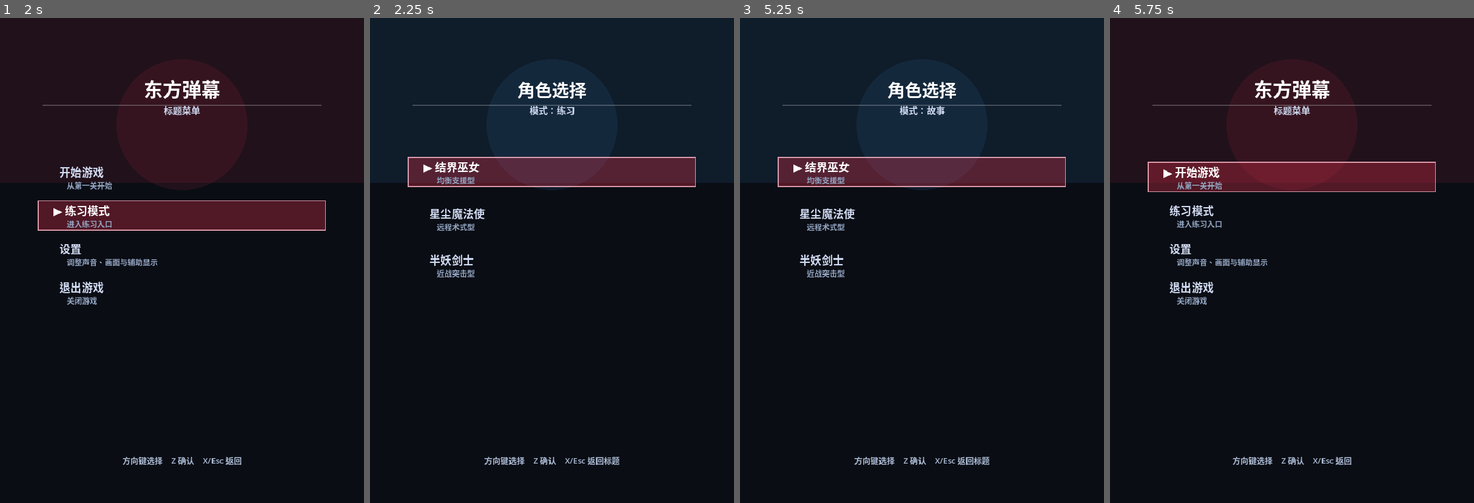
Above: before the commit, frames 1-4 (left to right).
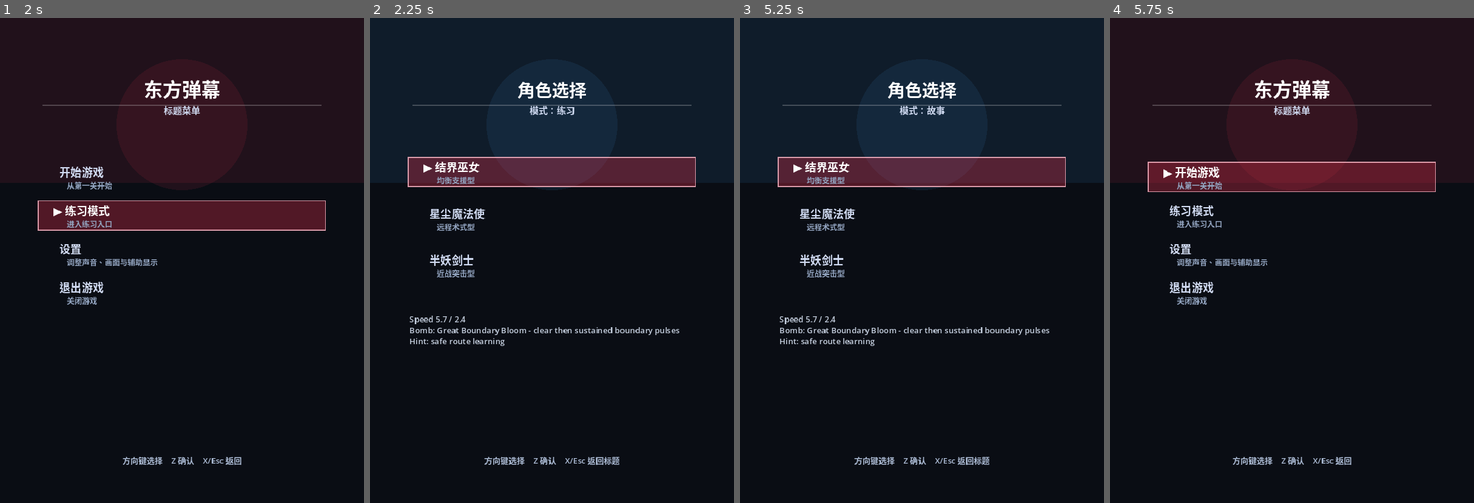
Above: after the commit, the same moments.

Repository: wuhao-pyquant/touhou
Game: Godot game, scene res://scenes/main.tscn
Two runs of this game, one before a commit and one after it. Both use one fixed random seed, a clock stepped at 60 frames per second and the inputs below.
Inputs:
- Up to frame 1 (2 s): tap Enter at 0.5 s; hold D (move_right) 0.53-1.28 s; tap X (bomb) at 0.6, 1.35 s; tap Space at 1.25 s; hold S (move_down) from 1.28 s (still down)
- Up to frame 2 (2.25 s): tap Enter at 2 s; release S (move_down) at 2.03 s; hold D (move_right) from 2.03 s (still down); hold Z (shoot) from 2.03 s (still down)
- Up to frame 3 (5.25 s): tap X (bomb) at 2.3, 3.05, 3.6, 4.35 s; tap Space at 2.75, 4.25 s; release D (move_right) at 2.78 s; release Z (shoot) at 2.78 s; hold W (move_up) 2.78-3.53 s; tap Shift at 2.85 s; tap Enter at 3.5 s; hold A (move_left) 3.53-5.03 s; hold S (move_down) from 5.03 s (still down); hold Z (shoot) from 5.03 s (still down)
- Up to frame 4 (5.75 s): keep holding S (move_down); keep holding Z (shoot); tap X (bomb) at 5.3 s

Frame 1 is identical in both runs. In frame 2, 0.7% of the frame differs, in the area x 10-85%, y 61-68%; in frame 3, 0.7%; in frame 4, nothing differs.

Commit message:
feat: lock gameplay to selected loadout

Diff:
--- a/scripts/main.gd
+++ b/scripts/main.gd
@@ -212,6 +212,20 @@
 		return game_manager_ref.selected_bomb_profile()
 	return {}
 
+func _gameplay_shot_label() -> String:
+	var shot := _selected_shot_profile()
+	var fallback: String = SHOT_NAMES_ZH[game_manager_ref.bullet_type] if game_manager_ref else ""
+	return String(shot.get("hud_name", shot.get("display_name", fallback)))
+
+func _gameplay_protagonist_label() -> String:
+	if game_manager_ref and game_manager_ref.has_method("protagonist_profile"):
+		return String(game_manager_ref.protagonist_profile().get("display_name", ""))
+	return ""
+
+func _gameplay_bomb_label() -> String:
+	var bomb := _selected_bomb_profile()
+	return String(bomb.get("hud_name", bomb.get("display_name", "")))
+
 func _spawn_player_bullet_spec(spec: Dictionary) -> void:
 	_spawn_bullet_player(
 		float(spec.position.x),
@@ -365,7 +379,7 @@
 	game_manager_ref.bombs = game_manager_ref.PLAYER_INITIAL_BOMBS
 	var dropped: int = int(game_manager_ref.shared_power * game_manager_ref.DEATH_POWER_DROP)
 	for i in range(mini(50, dropped)):
-		_spawn_item(player_x+randf_range(-80,80), player_y+randf_range(-60,60), ["bullet_spread","bullet_linear","bullet_homing"][i%3])
+		_spawn_item(player_x+randf_range(-80,80), player_y+randf_range(-60,60), "power")
 	game_manager_ref.shared_power = max(0, game_manager_ref.shared_power - dropped)
 	_reset_player()
 	player_invincible = true
@@ -1331,20 +1345,19 @@
 		if r < 0.40: t = "power"
 		elif r < 0.58: t = "point"
 		elif r < 0.68: t = "bomb_refill"
-		elif r < 0.72: t = "life"
-		else: t = ["bullet_spread","bullet_linear","bullet_homing"][randi()%3]
+		elif r < 0.72: t = "life_fragment"
+		else: t = "full_power"
 		items.append({"alive":true,"collected":false,"x":x,"y":y,"type":t,"radius":9.0,"vy":-2.5,"vx":randf_range(-0.3,0.3),"floating":true,"target_y":128.0,"drift_dir":0.0,"sway":randf_range(0,TAU),"birth":15.0,"anim":randf_range(0,TAU)})
 
 func _collect(it: Dictionary):
+	_collect_item(it)
+
+func _collect_item(it: Dictionary):
 	it.collected = true; it.alive = false
 	match it.type:
 		"bullet_spread", "bullet_linear", "bullet_homing":
-			var bt: int = 0
-			if it.type == "bullet_linear": bt = 1
-			elif it.type == "bullet_homing": bt = 2
-			game_manager_ref.switch_bullet_type(bt)
-			if game_manager_ref.add_power(): pass
-			game_manager_ref.score += 10
+			game_manager_ref.add_power(2)
+			game_manager_ref.score += 120
 		"power":
 			if game_manager_ref.add_power(): pass
 			game_manager_ref.score += 10
@@ -1352,8 +1365,10 @@
 			game_manager_ref.score += 10 * (1 + game_manager_ref.shared_power)
 		"bomb_refill":
 			game_manager_ref.bombs = min(game_manager_ref.bombs+1, 5); game_manager_ref.score += 100
-		"life":
+		"life", "life_fragment":
 			game_manager_ref.lives = min(game_manager_ref.lives+1, 6); game_manager_ref.score += 500
+		"full_power":
+			game_manager_ref.shared_power = 50; game_manager_ref.score += 300
 
 func _draw_ui_background(accent: Color) -> void:
 	draw_rect(Rect2(0, 0, SCREEN_W, SCREEN_H), Color(0.04, 0.05, 0.08))
@@ -1382,6 +1397,15 @@
 		var description: String = String(entry.get("description", ""))
 		if description != "":
 			draw_string(font, Vector2(132, y + 24.0), description, HORIZONTAL_ALIGNMENT_LEFT, -1.0, 15, Color(0.58, 0.65, 0.76))
+
+func _draw_entry_detail_lines(font: Font, entries: Array, cursor: int, start_y: float, row_height: float) -> void:
+	if entries.is_empty():
+		return
+	var entry: Dictionary = entries[clampi(cursor, 0, entries.size() - 1)]
+	var detail_lines: Array = entry.get("detail_lines", [])
+	var y := start_y + entries.size() * row_height + 22.0
+	for i in range(min(detail_lines.size(), 4)):
+		draw_string(font, Vector2(78, y + i * 22.0), String(detail_lines[i]), HORIZONTAL_ALIGNMENT_LEFT, -1.0, 16, Color(0.78, 0.82, 0.88))
 
 func _setting_value_text(entry: Dictionary) -> String:
 	match String(entry.get("type", "")):
@@ -1465,7 +1489,9 @@
 	_draw_ui_background(Color(0.16, 0.38, 0.56))
 	var mode_label: String = "\u6a21\u5f0f\uff1a\u7ec3\u4e60" if game_manager_ref.practice_mode else "\u6a21\u5f0f\uff1a\u6545\u4e8b"
 	_draw_ui_heading(font, "\u89d2\u8272\u9009\u62e9", mode_label, 34)
-	_draw_menu_entries(font, ui_model.protagonist_entries(), character_menu_cursor, 304.0, 92.0)
+	var entries: Array = ui_model.protagonist_entries()
+	_draw_menu_entries(font, entries, character_menu_cursor, 304.0, 92.0)
+	_draw_entry_detail_lines(font, entries, character_menu_cursor, 304.0, 92.0)
 	var hint := "\u65b9\u5411\u952e\u9009\u62e9    Z \u786e\u8ba4    X/Esc \u8fd4\u56de\u6807\u9898"
 	_draw_control_hint(font, hint, SCREEN_H - 78.0)
 
@@ -1477,6 +1503,7 @@
 	_draw_ui_heading(font, "\u5c04\u51fb\u9009\u62e9", "\u5df2\u9009\u89d2\u8272\uff1a%s" % protagonist_label, 34)
 	var shots: Array = ui_model.shot_entries(String(game_manager_ref.selected_protagonist_id))
 	_draw_menu_entries(font, shots, shot_menu_cursor, 328.0, 92.0)
+	_draw_entry_detail_lines(font, shots, shot_menu_cursor, 328.0, 92.0)
 	var hint := "\u65b9\u5411\u952e\u9009\u62e9    Z \u5f00\u59cb    X/Esc \u8fd4\u56de\u89d2\u8272"
 	_draw_control_hint(font, hint, SCREEN_H - 78.0)
 
@@ -1537,6 +1564,7 @@
 		var ix: int = int(it.x); var iy: int = int(it.y)
 		match it.type:
 			"power": draw_circle(Vector2(ix,iy),9,Color.RED); draw_circle(Vector2(ix,iy),9,Color.WHITE,false,2)
+			"full_power": draw_circle(Vector2(ix,iy),11,Color(1.0,0.72,0.16)); draw_circle(Vector2(ix,iy),11,Color.WHITE,false,2)
 			"point":
 				var pts: PackedVector2Array = PackedVector2Array([Vector2(ix,iy-9),Vector2(ix+9,iy),Vector2(ix,iy+9),Vector2(ix-9,iy)])
 				draw_colored_polygon(pts,Color.BLUE); draw_polyline(pts,Color.WHITE,1,true)
@@ -1544,7 +1572,7 @@
 				var pts2: PackedVector2Array = PackedVector2Array()
 				for i in range(6): var a: float = TAU/6*i-PI/2; pts2.append(Vector2(ix+cos(a)*(9 if i%2==0 else 4.5),iy+sin(a)*(9 if i%2==0 else 4.5)))
 				draw_colored_polygon(pts2,Color.ORANGE)
-			"life": draw_rect(Rect2(ix-9,iy-9,18,18),Color.PINK); draw_rect(Rect2(ix-9,iy-9,18,18),Color.WHITE,false,2)
+			"life", "life_fragment": draw_rect(Rect2(ix-9,iy-9,18,18),Color.PINK); draw_rect(Rect2(ix-9,iy-9,18,18),Color.WHITE,false,2)
 			_:
 				var bt: int = 0
 				if it.type == "bullet_linear": bt = 1
@@ -1645,7 +1673,8 @@
 	var font = SystemFont.new()
 	draw_string(font,Vector2(10,20),"\u5f97\u5206: %d"%gm.score)
 	draw_string(font,Vector2(10,35),"\u64e6\u5f39: %d"%gm.graze)
-	draw_string(font,Vector2(10,50),"\u5c04\u51fb: %s Lv.%d"%[SHOT_NAMES_ZH[gm.bullet_type],gm.power_level()])
+	draw_string(font,Vector2(10,50),"Shot: %s Lv.%d"%[_gameplay_shot_label(),gm.power_level()])
+	draw_string(font,Vector2(10,65),"Pilot: %s  Bomb: %s"%[_gameplay_protagonist_label(),_gameplay_bomb_label()])
 	# Right-aligned life/bomb indicators: heart/diamond count can grow up to
 	# 6/5, so we anchor the trailing edge 12px inside the right screen edge
 	# and let the string extend to the left as lives/bombs increase - never
--- /dev/null
+++ b/tests/assert_phase3_ui_loadout_contract.gd
@@ -0,0 +1,77 @@
+extends SceneTree
+
+var failed := false
+
+func _fail(message: String) -> void:
+	if failed:
+		return
+	failed = true
+	push_error(message)
+	quit(1)
+
+func _assert(condition: bool, message: String) -> bool:
+	if not condition:
+		_fail(message)
+		return false
+	return true
+
+func _assert_equal(actual, expected, message: String) -> bool:
+	if actual != expected:
+		_fail("%s Expected %s, got %s" % [message, expected, actual])
+		return false
+	return true
+
+func _verify_ui_detail_contract() -> void:
+	var ui = load("res://scripts/ui/ui_model.gd").new()
+	for entry in ui.protagonist_entries():
+		_assert(entry.has("detail_lines"), "Protagonist entry missing detail_lines: %s" % [entry])
+		var joined := " ".join(entry.detail_lines)
+		_assert(joined.find("Speed") >= 0, "Protagonist detail should include speed: %s" % joined)
+		_assert(joined.find("Bomb") >= 0, "Protagonist detail should include bomb: %s" % joined)
+	for shot in ui.shot_entries("magician"):
+		_assert(shot.has("detail_lines"), "Shot entry missing detail_lines: %s" % [shot])
+		var joined := " ".join(shot.detail_lines)
+		_assert(joined.find("Coverage") >= 0, "Shot detail should include coverage: %s" % joined)
+		_assert(joined.find("Focused damage") >= 0, "Shot detail should include focused damage: %s" % joined)
+
+func _verify_main_fixed_loadout_contract() -> void:
+	var gm = load("res://autoload/game_manager.gd").new()
+	var main_script = load("res://scripts/main.gd")
+	if not _assert(main_script != null, "Could not load main.gd"):
+		gm.free()
+		return
+	var main_shell = main_script.new()
+	main_shell.game_manager_ref = gm
+	for method in ["_gameplay_shot_label", "_gameplay_protagonist_label", "_gameplay_bomb_label"]:
+		if not _assert(main_shell.has_method(method), "Main missing HUD helper %s" % method):
+			main_shell.free()
+			gm.free()
+			return
+	gm.selected_protagonist_id = "swordswoman"
+	gm.selected_shot_id = "returning_spirit_blades"
+	gm.apply_selected_shot()
+	_assert(main_shell._gameplay_protagonist_label().length() > 0, "HUD protagonist label should not be empty.")
+	_assert(main_shell._gameplay_shot_label().find("Spirit") >= 0 or main_shell._gameplay_shot_label().find("Blade") >= 0, "HUD shot label should use selected shot hud_name.")
+	_assert(main_shell._gameplay_bomb_label().find("Slash") >= 0 or main_shell._gameplay_bomb_label().find("Boundary") >= 0, "HUD bomb label should use selected bomb hud_name.")
+	var original_bullet_type: int = gm.bullet_type
+	var legacy_item := {"alive": true, "collected": false, "type": "bullet_linear", "x": 0.0, "y": 0.0}
+	main_shell._collect_item(legacy_item)
+	_assert_equal(gm.bullet_type, original_bullet_type, "Legacy bullet-switch item should not change fixed selected shot.")
+	_assert_equal(gm.selected_shot_id, "returning_spirit_blades", "Legacy bullet-switch item should not change selected_shot_id.")
+	main_shell.items = []
+	for i in range(80):
+		main_shell._drop_item(200.0, 120.0, i % 5 == 0)
+	for item in main_shell.items:
+		var item_type := String(item.get("type", ""))
+		_assert(not item_type.begins_with("bullet_"), "Phase 3 drops should not include weapon-switch item %s" % item_type)
+	main_shell.free()
+	gm.free()
+
+func _init() -> void:
+	_verify_ui_detail_contract()
+	if failed:
+		return
+	_verify_main_fixed_loadout_contract()
+	if failed:
+		return
+	quit(0)
